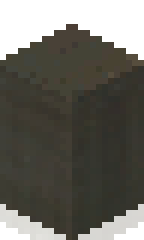
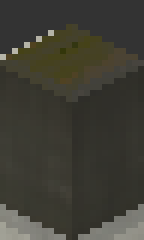
Two versions of the same layered image (144×240). Layer-by-layer changes:
added layer "drab" (50%) above "deringer.png" over [0, 66, 144, 240]
added layer "deringer.png" above "Pasted Layer #1" over [0, 24, 144, 102]
"Pasted Layer #1": opacity 27% → 20% over [0, 66, 144, 240]
added layer "woody.png" above "chrome_R2dZonrDA7.png" over [0, 24, 144, 240]
showed "chrome_R2dZonrDA7.png" over [0, 0, 144, 240]
painted on "overgrown.png" over [0, 24, 144, 240]
